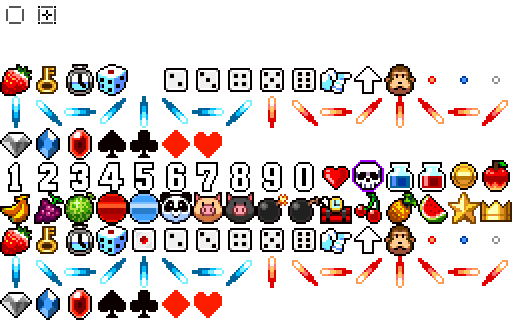
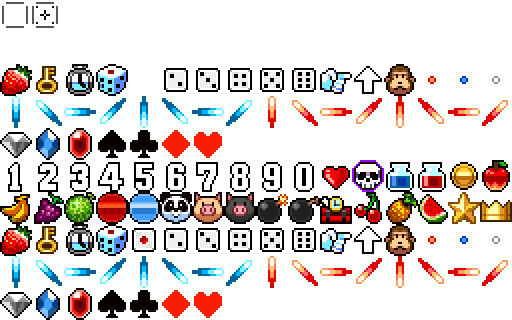
Layer changes from the first w=512, h=320 image to the second:
painted on "貼り付けられたレイヤー" over 2, 2, 58, 28
